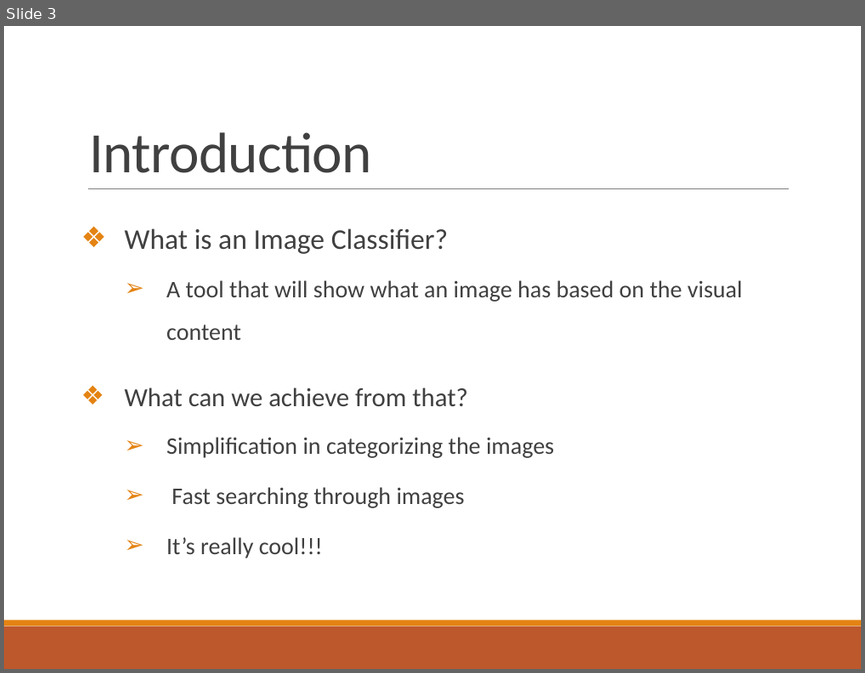
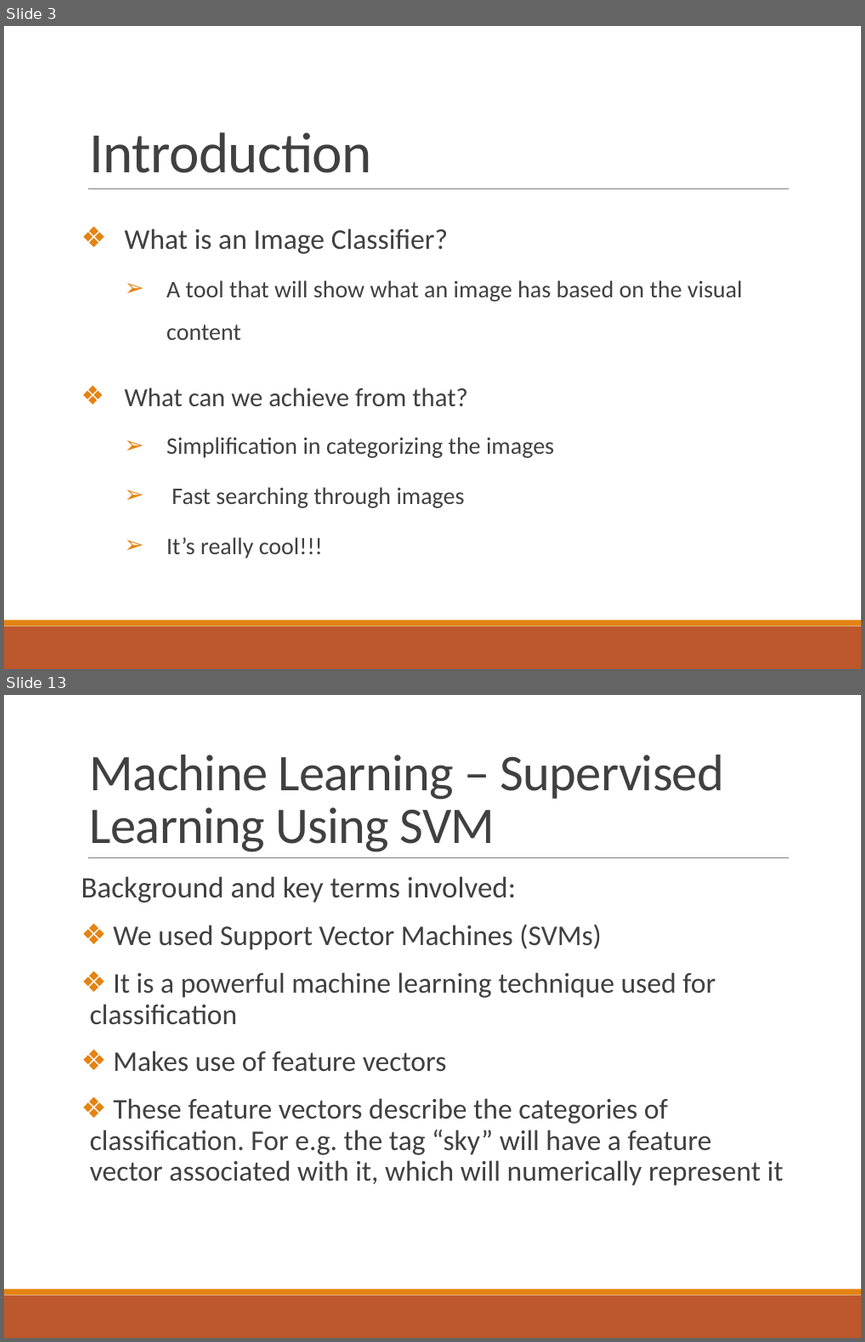
Before and after one commit to somyamohanty/Pixel_Dawgs, a slide deck: Final Presentation.pptx. Shown one above the other, each under a label of ours: slide 3 before the commit, slides 3 and 13 after it; the slides between them are not shown. The pictures are 865x673 and 865x1342 pixels, drawn with LibreOffice and Linux fonts; fonts in the diff are those of the drawing. Boxes give left, top, right and bottom in pixels: in the first picture for what was removed or moved away, otherwise in the second. Text is boxed around its words. In the diff, an @@ line names an element or a change of style, - is before the commit and + after.

Commit message:
Adding completed final presentation and some images used in the presentation

```diff
--- a/Final Presentation.pptx
+++ b/Final Presentation.pptx
@@ slide 13 added at box(4, 695, 861, 1338), background #FFFFFF; not listed: 3 template elements that a slide beside it also shows @@
@@ title added at box(90, 755, 724, 852), 43.2 pt, text #404040 @@
+Machine Learning – Supervised Learning Using SVM
@@ text added at box(81, 876, 783, 1185), 24 pt, text #404040 @@
+Background and key terms involved:
+❖ We used Support Vector Machines (SVMs)
+❖ It is a powerful machine learning technique used for classification
+❖ Makes use of feature vectors
+❖ These feature vectors describe the categories of classification. For e.g. the tag “sky” will have a feature vector associated with it, which will numerically represent it
```
Also in this commit, not shown: 4 slides changed, 12 other slides added, 2 other files.
